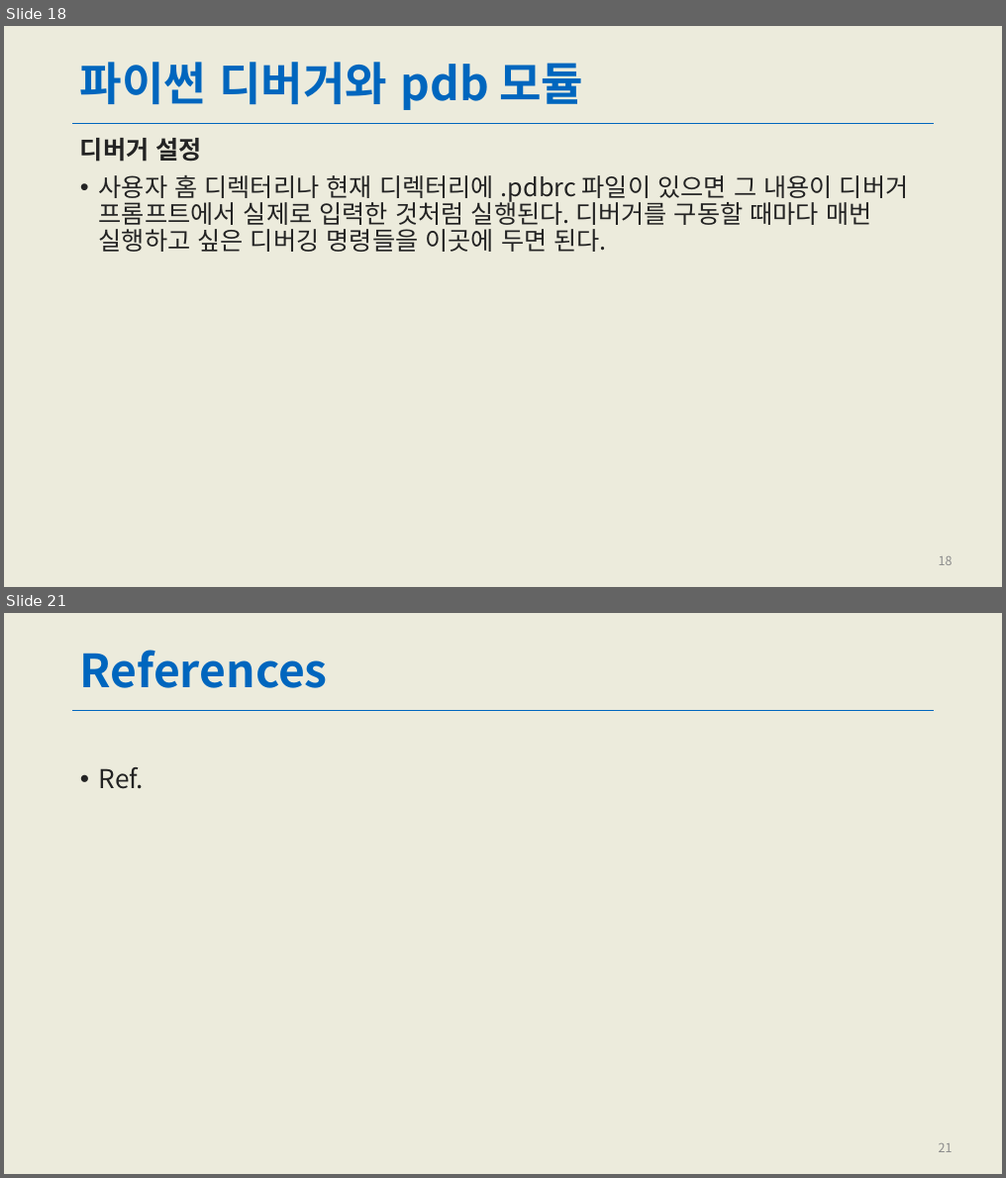
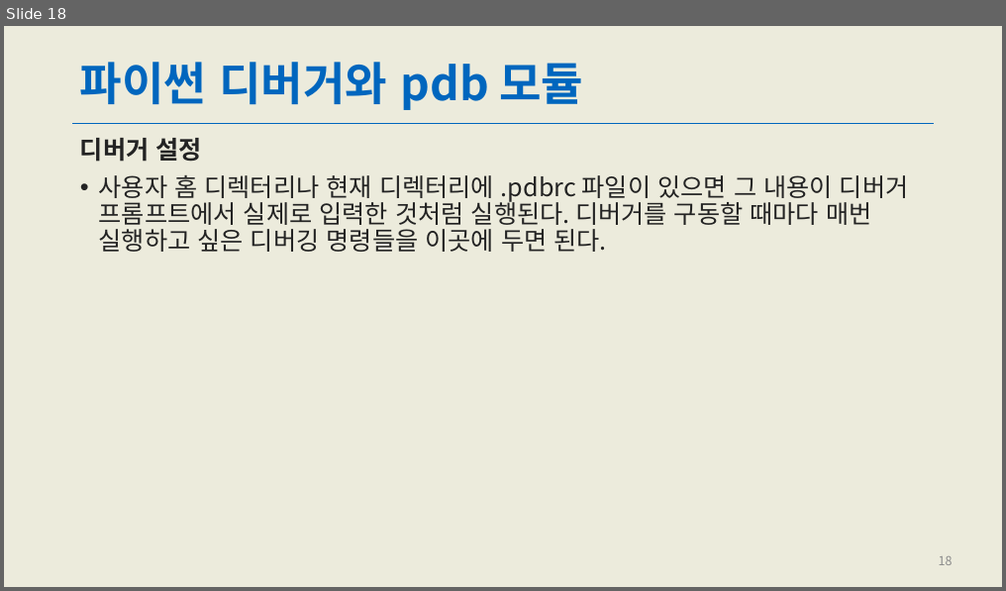
Before and after one commit to kai1945/PythonBasicStudy, a slide deck: PPT/Ch11_테스트,디버깅,프로파일링과 튜닝.pptx. Shown one above the other, each under a label of ours: slides 18 and 21 before the commit, slide 18 after it; the slides between them are not shown. The pictures are 1006x1178 and 1006x591 pixels, drawn with LibreOffice and Linux fonts; fonts in the diff are those of the drawing. Boxes give left, top, right and bottom in pixels: in the first picture for what was removed or moved away, otherwise in the second. Text is boxed around its words. In the diff, an @@ line names an element or a change of style, - is before the commit and + after.

```diff
--- a/PPT/Ch11_테스트,디버깅,프로파일링과 튜닝.pptx
+++ b/PPT/Ch11_테스트,디버깅,프로파일링과 튜닝.pptx
@@ slide 21 removed at [4, 613, 1002, 1174], background #ECEBDC; not listed: 1 template element that a slide beside it also shows @@
@@ title removed at [80, 650, 328, 688] @@
-References
@@ text removed at [99, 767, 144, 789] @@
-• Ref.
@@ page number removed at [939, 1144, 952, 1153] @@
-21
```
Also in this commit, not shown: 2 slides changed, 6 slides added, 1 other slide removed.
